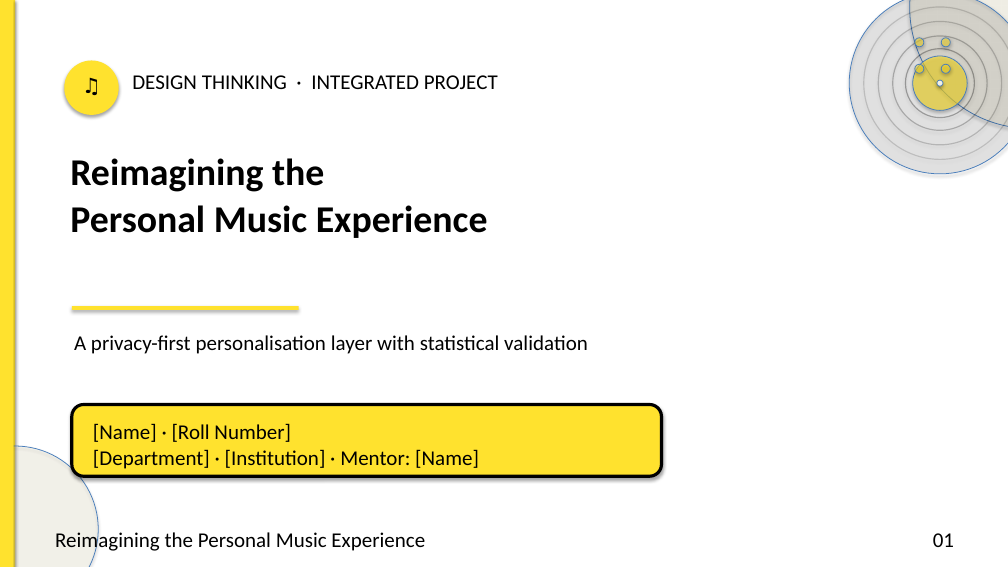
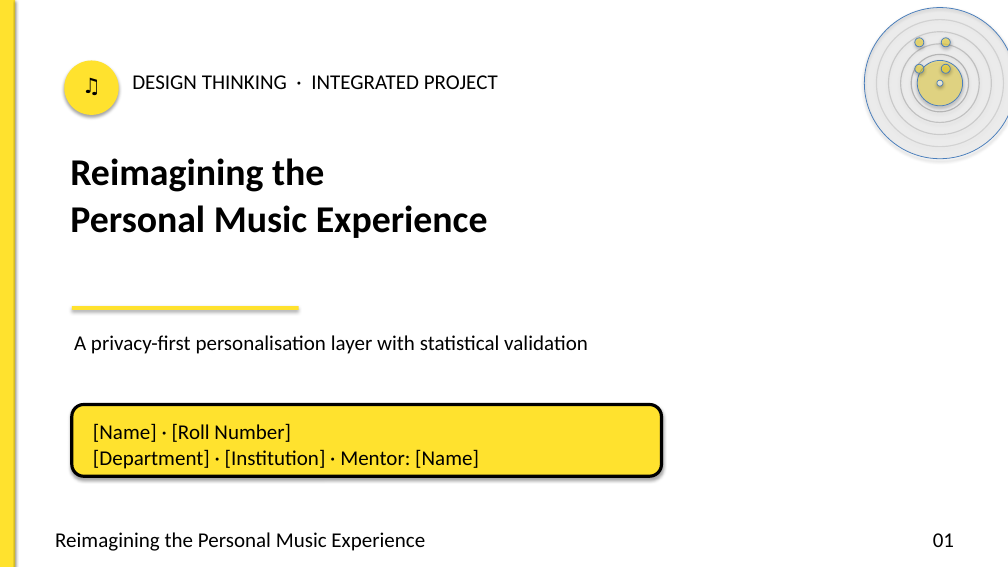
Before and after one commit to preet-kamdar/design-thinking-sem3, a slide deck: slide 1 of docs/Presentation.pptx. Drawn at 1008x567 pixels with LibreOffice and Linux fonts; fonts in the diff are those of the drawing. Boxes give left, top, right and bottom in pixels: in the first picture for what was removed or moved away, otherwise in the second. Text is boxed around its words. In the diff, an @@ line names an element or a change of style, - is before the commit and + after.

```diff
--- a/docs/Presentation.pptx
+++ b/docs/Presentation.pptx
@@ ellipse at [864, 8, 1008, 159]: fill none to #000000 at 6% opacity; outline #000000 1.1 pt to none @@
@@ ellipse removed at [910, 0, 1008, 129] @@
@@ ellipse: place and size @@
-ellipse at [893, 36, 988, 131]
+ellipse at [889, 32, 991, 135]
@@ ellipse: place and size @@
-ellipse at [906, 48, 975, 117]
+ellipse at [901, 44, 979, 123]
@@ ellipse at [911, 54, 969, 112]: fill #FFE22E at 62% opacity to none; outline none to #000000 1.1 pt @@
@@ ellipse: place and size @@
-ellipse at [849, 0, 1008, 174]
+ellipse at [917, 60, 963, 106]
@@ ellipse at [917, 60, 963, 106]: fill #000000 at 9% opacity to #FFE22E at 45% opacity @@
@@ ellipse at [937, 80, 943, 86]: fill #FFFFFF at 85% opacity to #FFFFFF at 70% opacity @@
@@ ellipse removed at [0, 446, 98, 567] @@
```
Also in this commit, not shown: 14 other slides changed, 2 other files.
